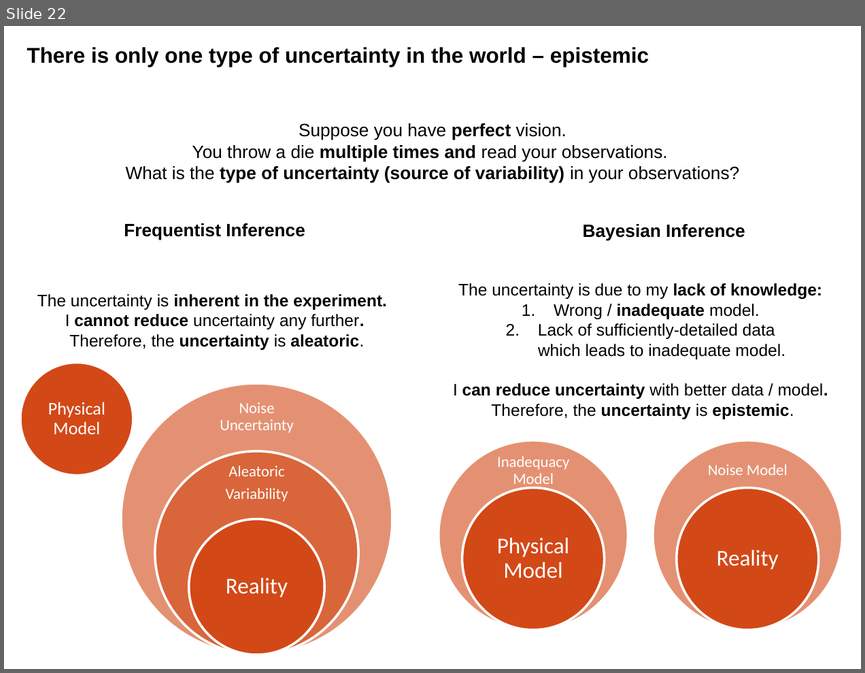
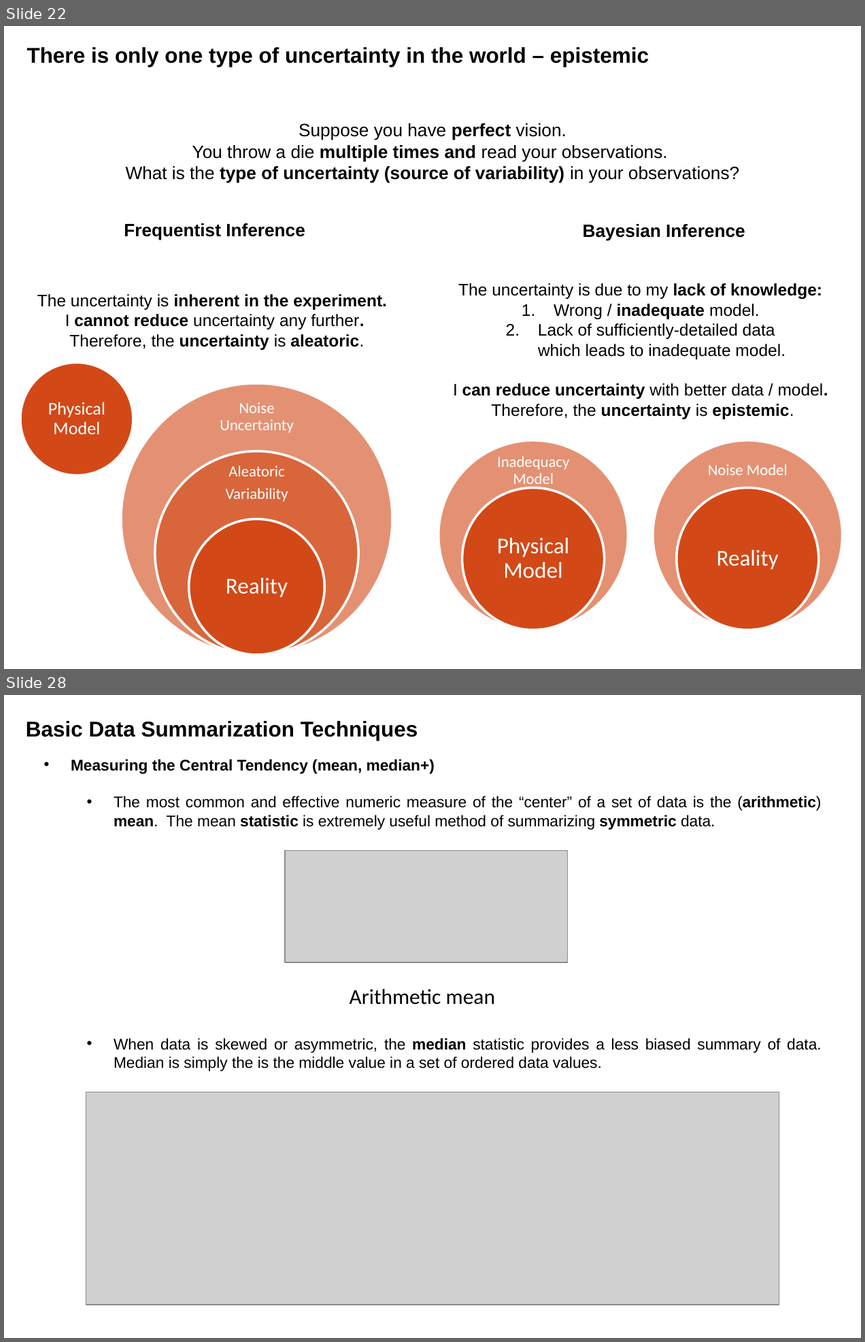
Before and after one commit to shahmoradi/IDS2024S, a slide deck: lecture/4.probability.pptx. Shown one above the other, each under a label of ours: slide 22 before the commit, slides 22 and 28 after it; the slides between them are not shown. The pictures are 865x673 and 865x1342 pixels, drawn with LibreOffice and Linux fonts; fonts in the diff are those of the drawing; grey boxes stand for pictures; background and template pictures are left out. Boxes give left, top, right and bottom in pixels: in the first picture for what was removed or moved away, otherwise in the second. Text is boxed around its words. In the diff, an @@ line names an element or a change of style, - is before the commit and + after.

```diff
--- a/lecture/4.probability.pptx
+++ b/lecture/4.probability.pptx
@@ slide 28 added at [4, 695, 861, 1338], background picture (left out) @@
@@ title added at [26, 721, 418, 741], 18 pt, text #000000, bold @@
+Basic Data Summarization Techniques
@@ text added at [71, 759, 821, 1071], 13 pt, text #000000 @@
+• Measuring the Central Tendency (mean, median+)
+  • The most common and effective numeric measure of the “center” of a set of data is the (arithmetic) mean. The mean statistic is extremely useful method of summarizing symmetric data.
+  • When data is skewed or asymmetric, the median statistic provides a less biased summary of data. Median is simply the is the middle value in a set of ordered data values.
@@ picture added at [285, 851, 568, 962] @@
@@ text added at [349, 989, 495, 1004], 18 pt, text #000000 @@
+Arithmetic mean
@@ picture added at [86, 1091, 779, 1304] @@
```
Also in this commit, not shown: 1 slide changed, 21 other slides added, 24 other files.
